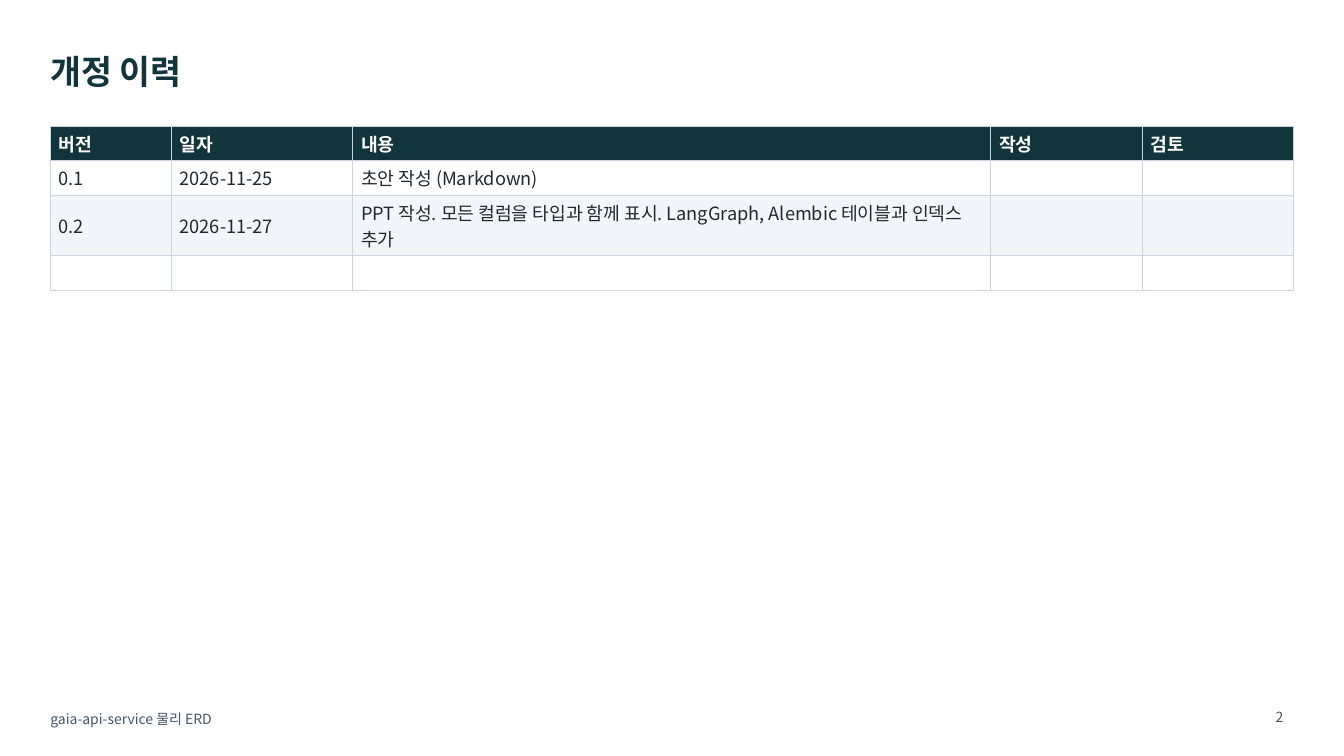
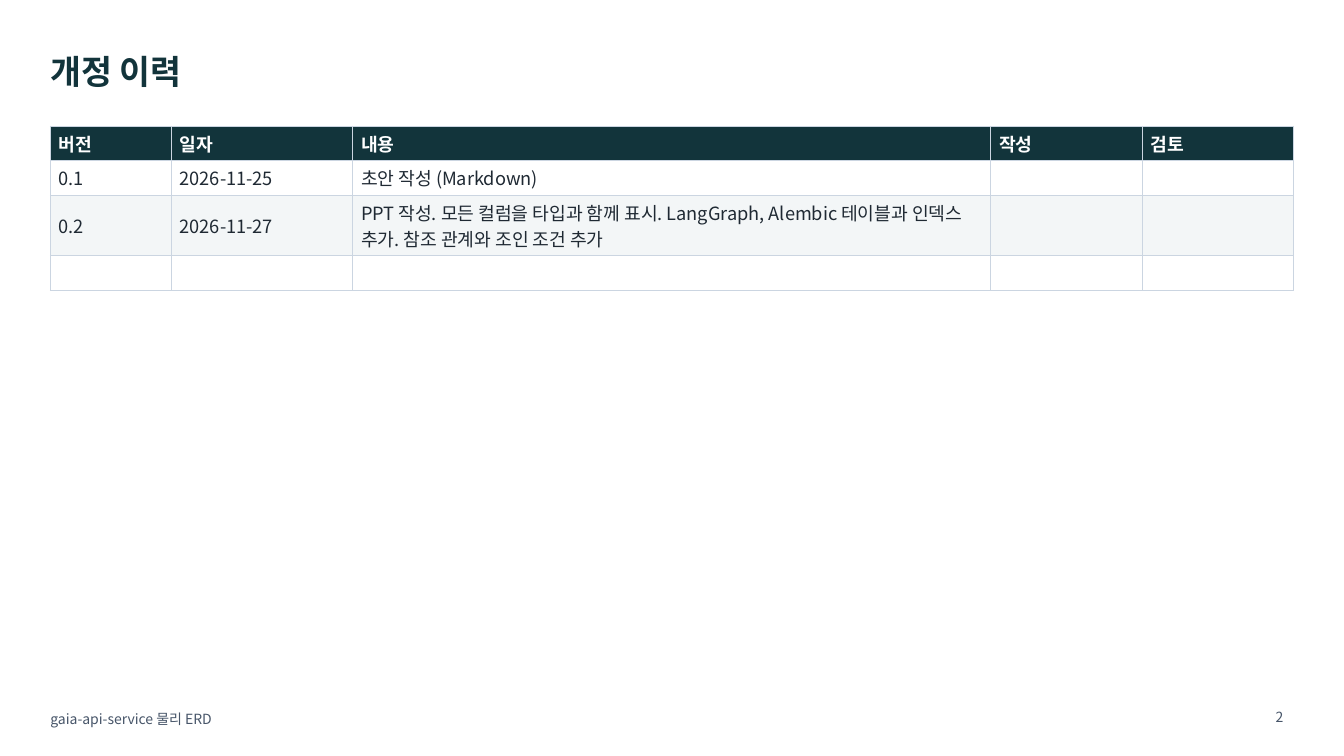
Before and after one commit to KimHwaJin/pr-agentic-service, a slide deck: slide 2 of docs/deliverables/05-erd-physical.pptx. Drawn at 1344x756 pixels with LibreOffice and Linux fonts; fonts in the diff are those of the drawing. Boxes give left, top, right and bottom in pixels: in the first picture for what was removed or moved away, otherwise in the second. Text is boxed around its words. In the diff, an @@ line names an element or a change of style, - is before the commit and + after.

```diff
--- a/docs/deliverables/05-erd-physical.pptx
+++ b/docs/deliverables/05-erd-physical.pptx
@@ table at (x1=50, y1=126, x2=1294, y2=252) @@
-row 3, column 3: PPT 작성. 모든 컬럼을 타입과 함께 표시. LangGraph, Alembic 테이블과 인덱스 추가
+row 3, column 3: PPT 작성. 모든 컬럼을 타입과 함께 표시. LangGraph, Alembic 테이블과 인덱스 추가. 참조 관계와 조인 조건 추가
```
Also in this commit, not shown: 24 other slides changed, 4 slides added, 8 other files.
